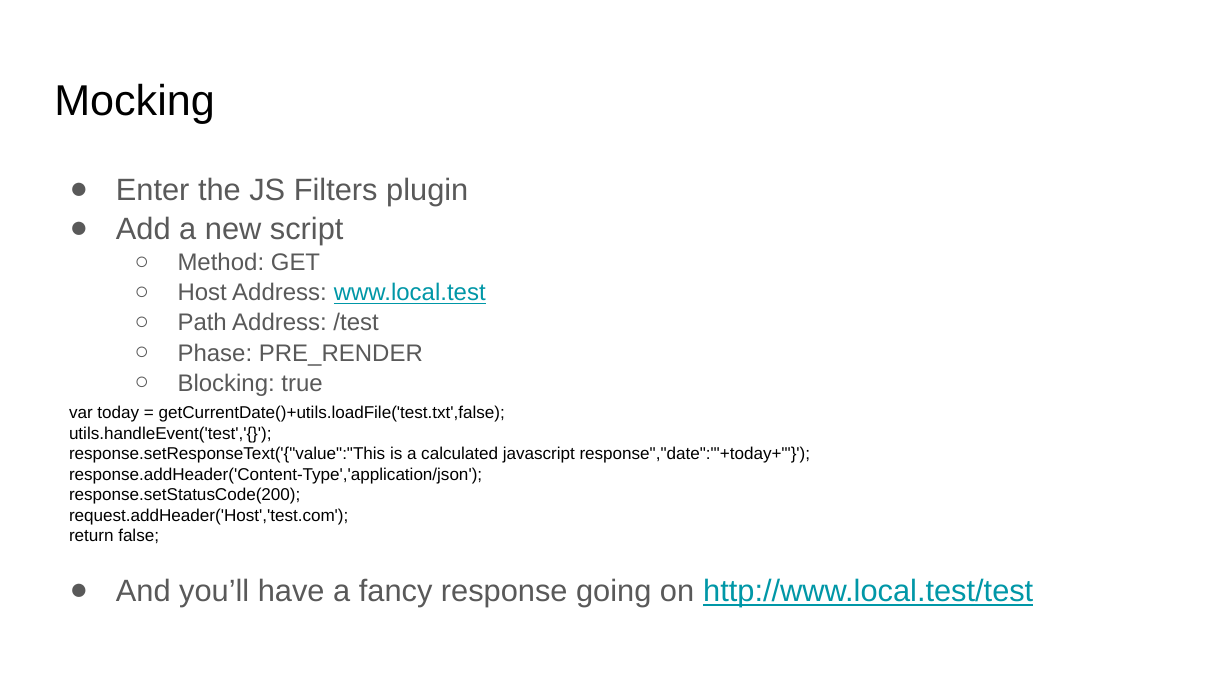
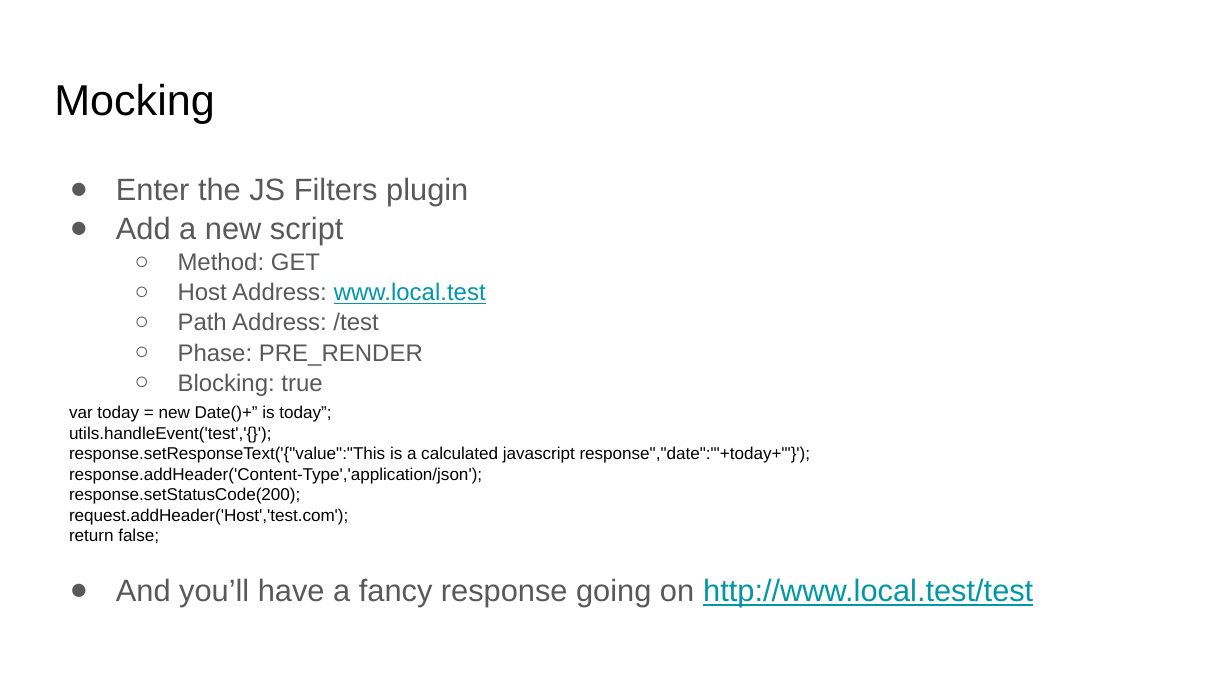
Before and after one commit to kendarorg/HttpAnsweringMachine, a slide deck: slide 9 of docs/HAM.pptx (slide 10 before the commit). Drawn at 1232x693 pixels with LibreOffice and Linux fonts; fonts in the diff are those of the drawing. Boxes give left, top, right and bottom in pixels: in the first picture for what was removed or moved away, otherwise in the second. Text is boxed around its words. In the diff, an @@ line names an element or a change of style, - is before the commit and + after.

Commit message:
Docs

```diff
--- a/docs/HAM.pptx
+++ b/docs/HAM.pptx
@@ text at (69,405,331,422): text changed @@
-var today = getCurrentDate()+utils.loadFile('test.txt',false);
+var today = new Date()+” is today”;
```
